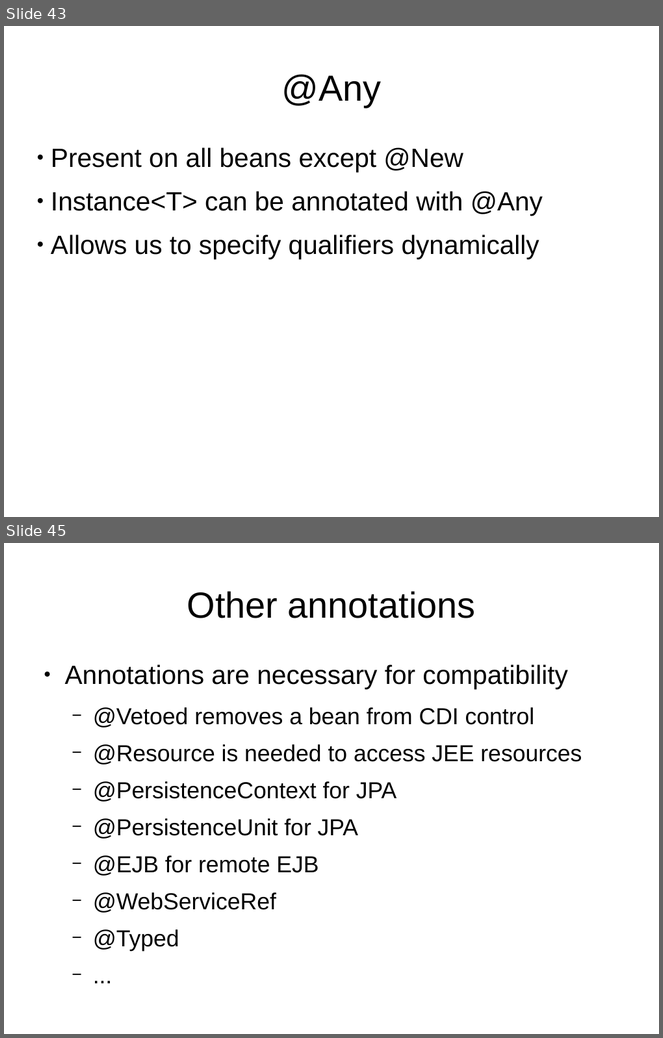
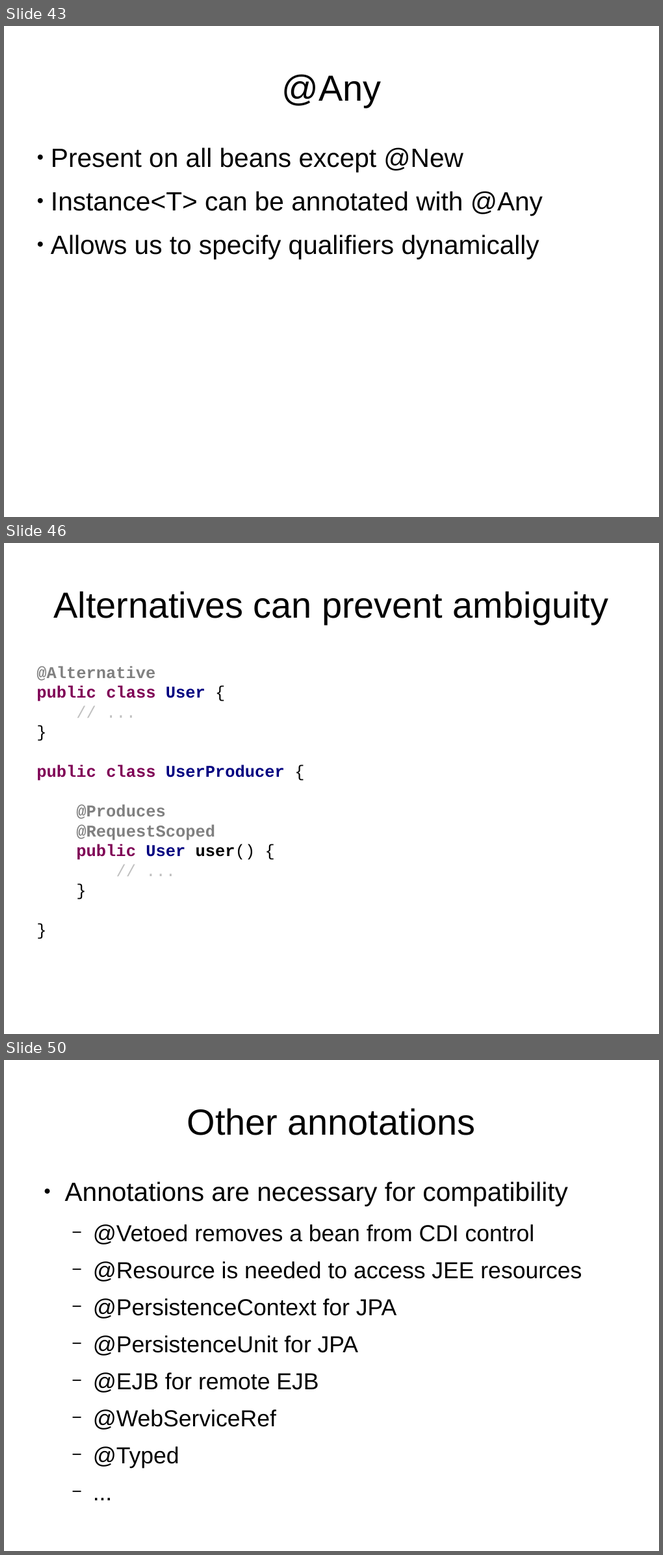
Before and after one commit to FrigoCoder/CDI, a slide deck: CDI.odp. Shown one above the other, each under a label of ours: slides 43 and 45 before the commit, slides 43, 46 and 50 after it; the slides between them are not shown. The pictures are 663x1038 and 663x1555 pixels, drawn with LibreOffice and Linux fonts; fonts in the diff are those of the drawing. Boxes give left, top, right and bottom in pixels: in the first picture for what was removed or moved away, otherwise in the second. Text is boxed around its words. In the diff, an @@ line names an element or a change of style, - is before the commit and + after.

```diff
--- a/CDI.odp
+++ b/CDI.odp
@@ slide 46 added at <box>4,543,659,1034</box>, background #FFFFFF @@
@@ title added at <box>53,591,608,624</box>, 44 pt, text #000000 @@
+Alternatives can prevent ambiguity
@@ text added at <box>36,666,285,860</box>, 20 pt, text #808080, bold @@
+@Alternative
+public class User {
+// ...
+}
+public class UserProducer {
+@Produces
+@RequestScoped
+public User user() {
+// ...
+}
+}
@@ what was slide 45 is now slide 50 @@
```
Also in this commit, not shown: 2 slides changed, 6 other slides added.
